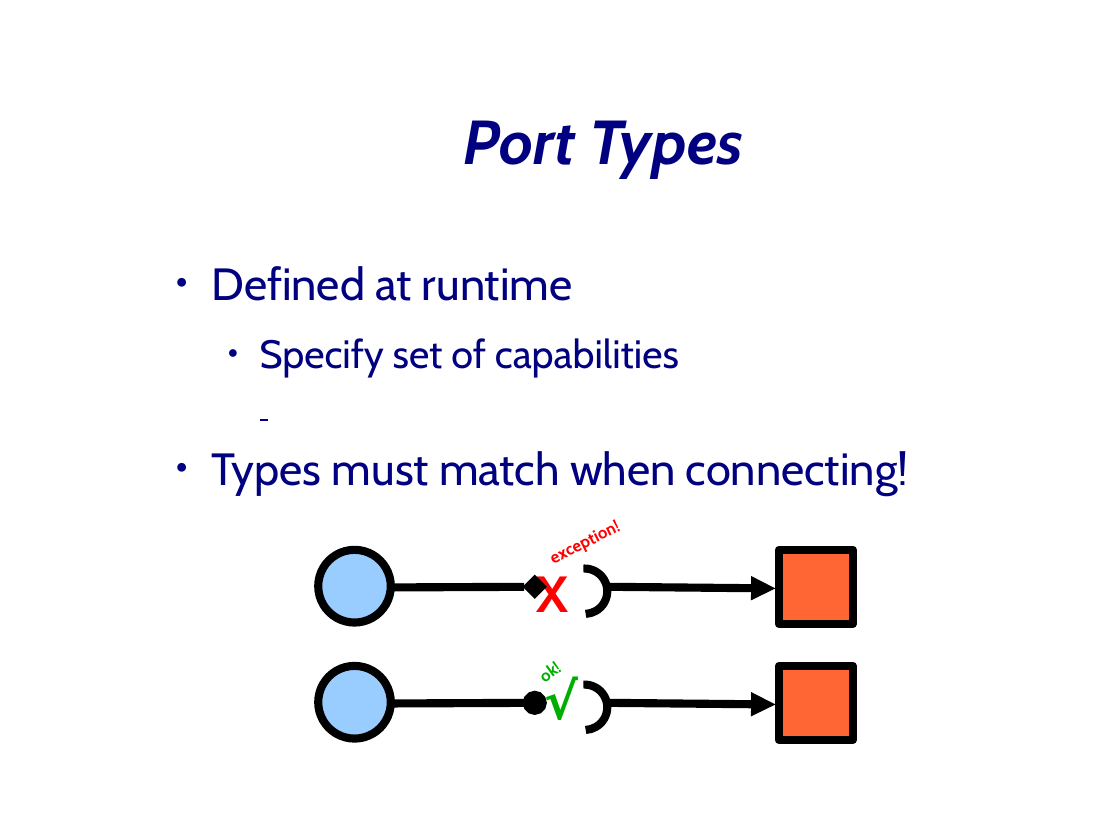
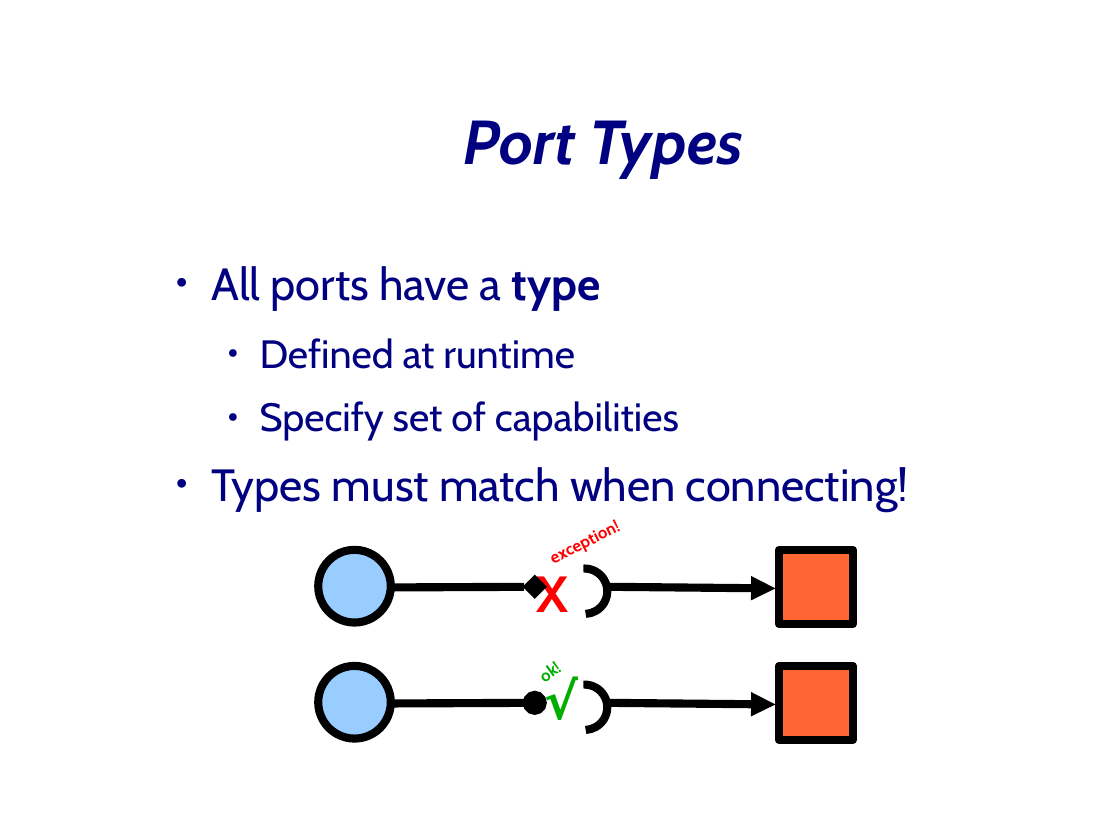
Before and after one commit to JungleComputing/www, a slide deck: slide 15 of tutorial/20080519-CCGrid08-Part-5-IPL.odp. Drawn at 1120x840 pixels with LibreOffice and Linux fonts; fonts in the diff are those of the drawing; background and template pictures are left out. Boxes give left, top, right and bottom in pixels: in the first picture for what was removed or moved away, otherwise in the second. Text is boxed around its words. In the diff, an @@ line names an element or a change of style, - is before the commit and + after.

```diff
--- a/tutorial/20080519-CCGrid08-Part-5-IPL.odp
+++ b/tutorial/20080519-CCGrid08-Part-5-IPL.odp
@@ text at [212,266,601,310]: paragraph added @@
+● All ports have a type
@@ text at [260,338,575,369]: size 32 to 28 pt in "Defined at runtime"; list level 1 to 2 in "Defined at runtime" @@
```
Also in this commit, not shown: 14 other slides changed, 4 slides added, 1 slide removed, 10 other files.
